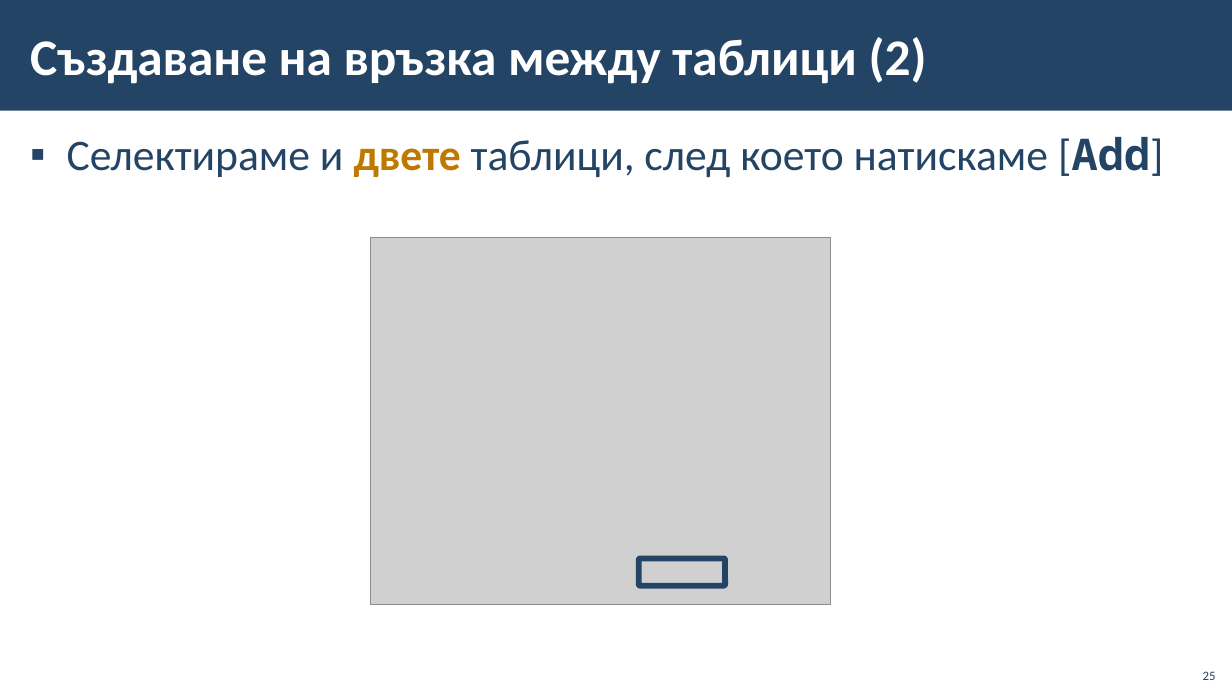
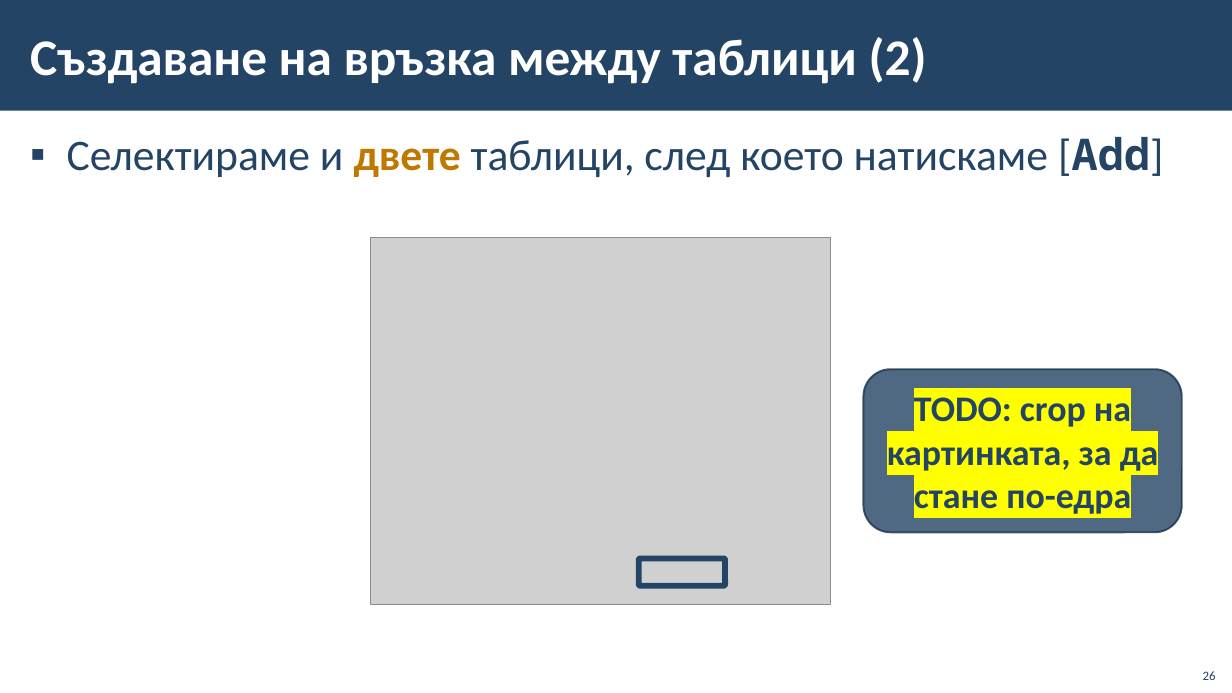
Before and after one commit to BG-IT-Edu/School-Programming, a slide deck: slide 26 of Courses/Software-Sciences/Module-3-Databases-New/07-Modeling-Databases/06-Modeling-Databases.pptx (slide 25 before the commit). Drawn at 1232x693 pixels with LibreOffice and Linux fonts; fonts in the diff are those of the drawing; grey boxes stand for pictures; background and template pictures are left out. Boxes give left, top, right and bottom in pixels: in the first picture for what was removed or moved away, otherwise in the second. Text is boxed around its words. In the diff, an @@ line names an element or a change of style, - is before the commit and + after.

```diff
--- a/Courses/Software-Sciences/Module-3-Databases-New/07-Modeling-Databases/06-Modeling-Databases.pptx
+++ b/Courses/Software-Sciences/Module-3-Databases-New/07-Modeling-Databases/06-Modeling-Databases.pptx
@@ rounded rectangle added at box(863, 370, 1182, 532), fill #234465 at 80% opacity, outline #1A334C 1.5 pt, 28 pt, text #234465, bold @@
+TODO: crop на картинката, за да стане по-едра
@@ page number at box(1203, 671, 1216, 680): text changed @@
-25
+26
```
Also in this commit, not shown: 20 other slides changed, 1 slide added, 1 other file.
